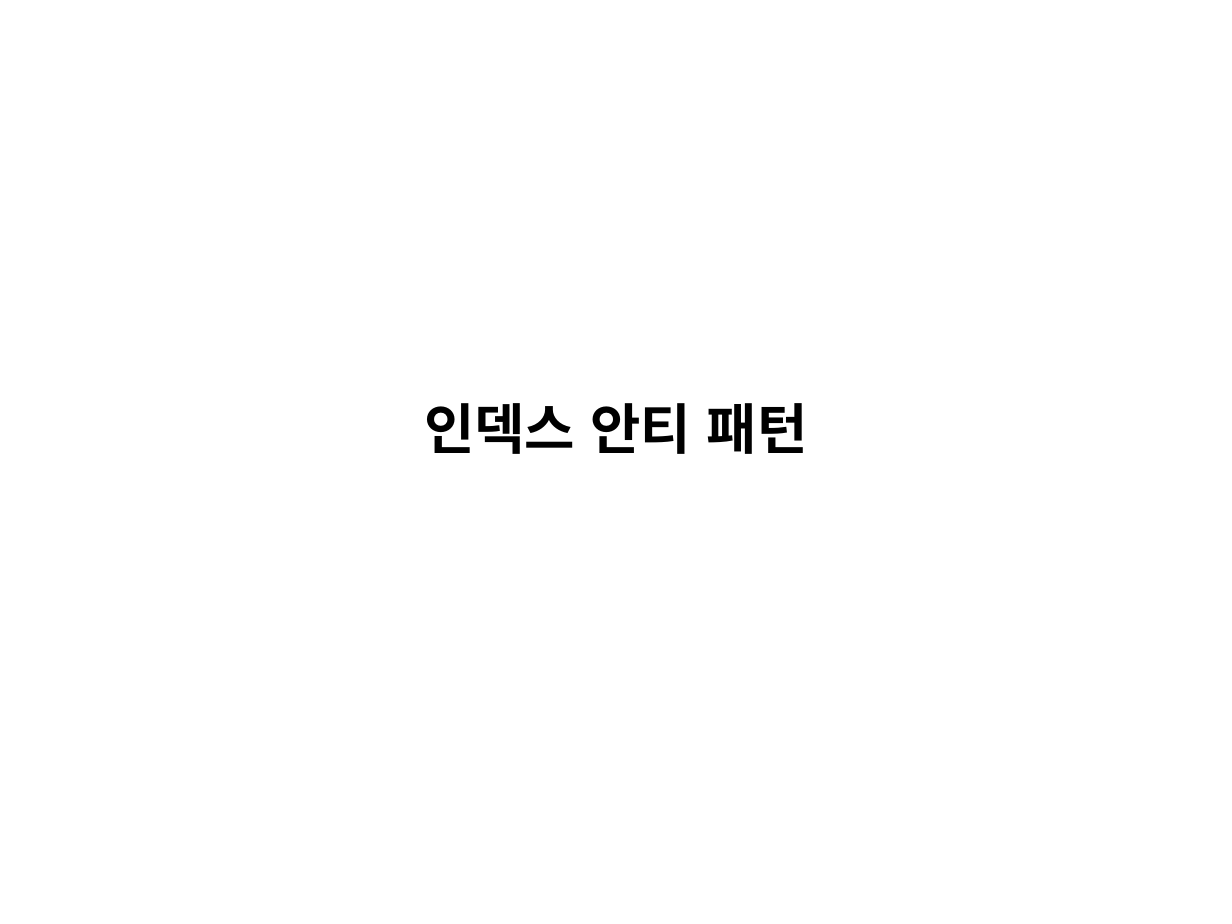
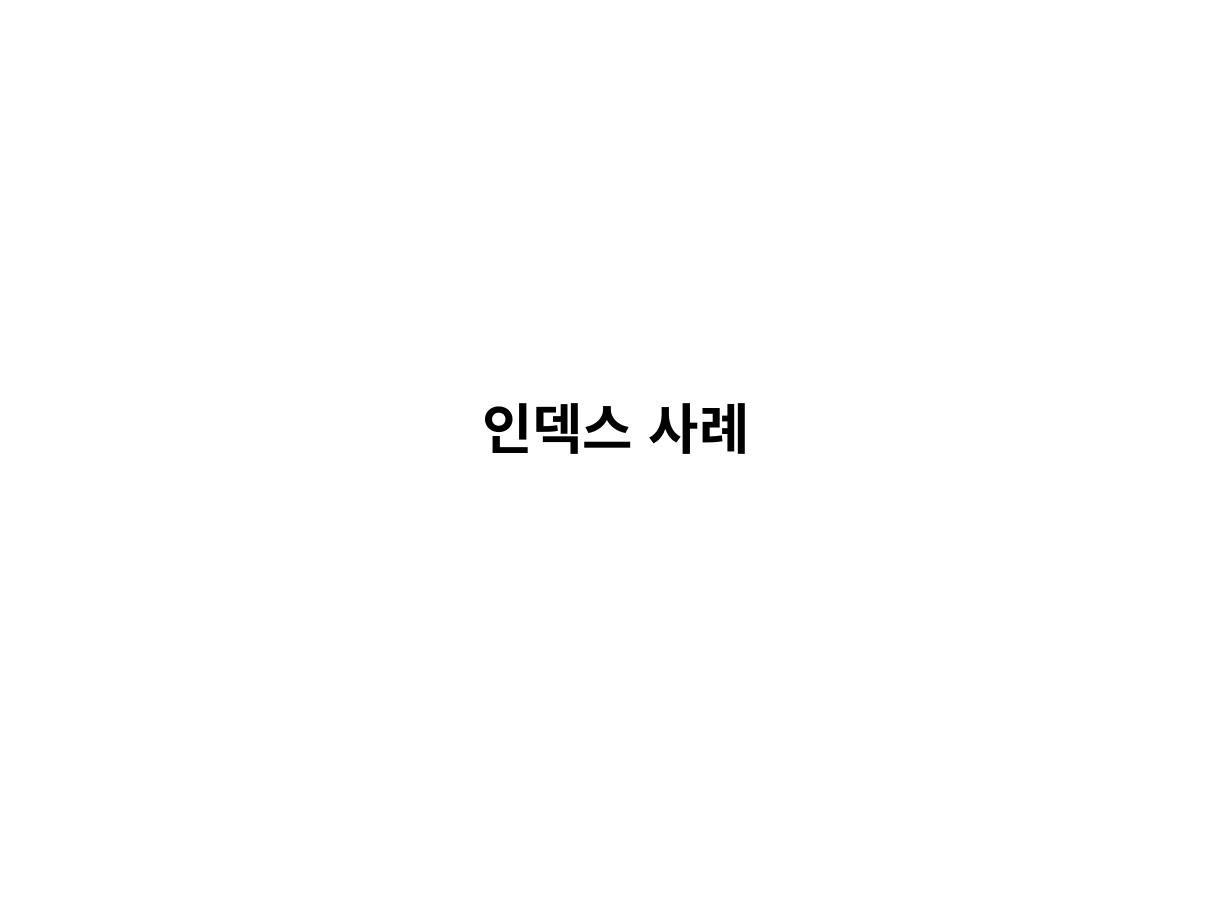
Before and after one commit to cs-study-org/cs-study, a slide deck: slide 10 of 20/yongki/DatabaseNeeds&Index.pptx. Drawn at 1232x924 pixels with LibreOffice and Linux fonts; fonts in the diff are those of the drawing. Boxes give left, top, right and bottom in pixels: in the first picture for what was removed or moved away, otherwise in the second. Text is boxed around its words. In the diff, an @@ line names an element or a change of style, - is before the commit and + after.

```diff
--- a/20/yongki/DatabaseNeeds&Index.pptx
+++ b/20/yongki/DatabaseNeeds&Index.pptx
@@ text at (482, 403, 750, 454): text changed @@
-인덱스 안티 패턴
+인덱스 사례
```
Also in this commit, not shown: 4 other slides changed, 1 other file.
